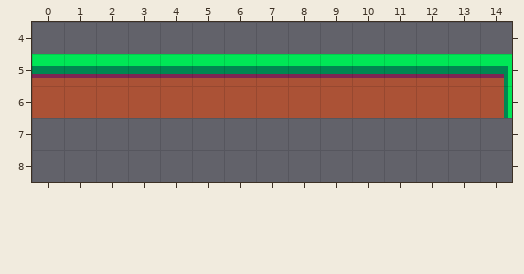
An edit to a level. Tiled map, Projeto Sem Nome/assets/level1.tmx. The first picture shows the starting point.
Cells are 8x8 px. Shown: x 0..14, y 4..8. The old version is drawn lined up with the new one.
The result:
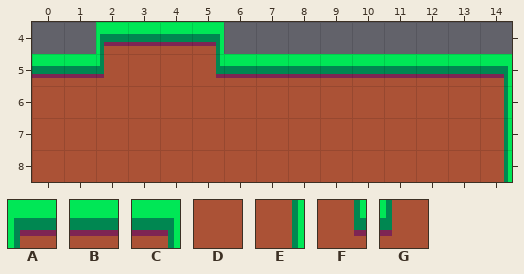
Key: from "ground": A 0, B 1, C 2, D 15, E 16, F 32, G 33.
_ is an empty cell, . an unchanged one.
Changes in this commit:
everything moved by +0,+2 cells (the old picture is shown already moved)
--- layer "Camada de Tiles 1"
@@ x 2..5 @@
-4 ____
-5 BBBB
+4 ABBC
+5 GDDF
@@ x 0..14 @@
-7 _______________
-8 _______________
+7 DDDDDDDDDDDDDDE
+8 DDDDDDDDDDDDDDE
Boxes around the changes in both pictures, in picture pixels (x1, y1, x2, y2):
changed: (96, 22, 224, 78)
added: (32, 118, 512, 182)
